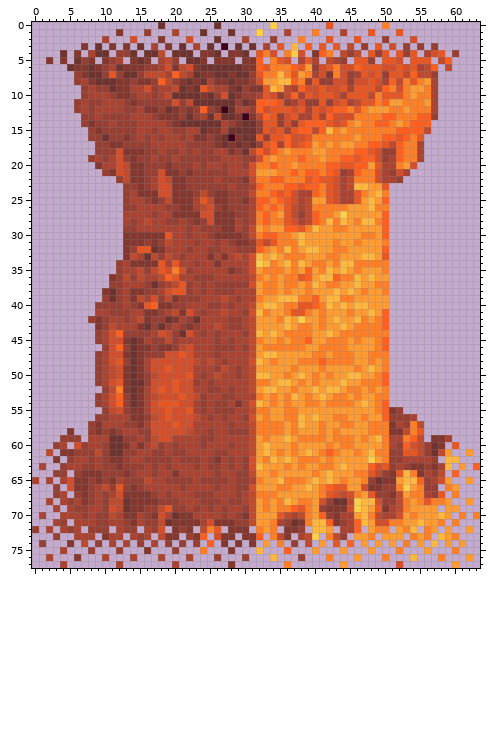
Two versions of one sprite sheet, objects/medieval/fidwell.scenery_large.stg2/images/3.png. The picture above was drawn from the file before the commit.
The file is 64x78 pixels.
Now the later version:
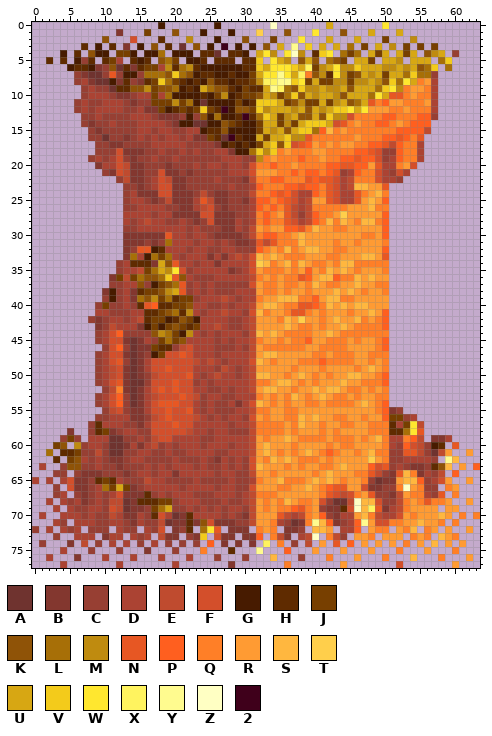
Palette (. is transparent): A #6f332f  B #83372f  C #973f33  D #ab4333  E #bf4b2f  F #d34f2b  G #471b00  H #5f2b00  J #773f00  K #8f5307  L #a76f07  M #bf8b0f  N #e75723  P #ff5f1f  Q #ff7f27  R #ff9b33  S #ffb73f  T #ffcf4b  U #d7a713  V #f3cb1b  W #ffe72f  X #fff35f  Y #fffb8f  Z #ffffc3  2 #3f001b
From old to new:
Changed rows in their new state; - is an unchanged pixel.
first column x 2:
 0 ----------------G-------G-------Z-------U-------W---------
 1 --------------J---K---G---G-------K---W---K---U---U-------
 2 --------K-------H---M---G---K---J---W---U---U---J---M-----
 3 -----H-G-H---G-K-H---K-G---G-G-K-U-Y-V-U-U-L-J-U-M-J-J-J--
 4 --G-H-KGG-JJG-GGL-GGG-HH--HHG-UWM-WZM-HVW-LJL-UJU-UJU-KMU-
 5 H-H-G-H-HJ--HGH-KLJ-GGH-HHH-HHV-WUM-KUK-LKJ-UUJ-UUM-UUU-LV
 6 ---GHHG--K-H-HJJ-MHLMHGGGGGGHHVUWWWVUXJMUWMMVUUUMMUMUKLV-L
 7 -----------GG-LLLKVLKGHHGGHGGJUWWYWUX-KMHWMJKUMUJUULVLL---
 8 ---------G-H--HJVLJHGHGKHHGHHJMXXYYVWJUJJMMJMMUMKVLWU-----
 9 ----------HHKKMJKKLGHGULKKHGJHHUYXLKVMMUMMUKUUULVWM-------
10 ---------------J-LGGGGHGJMGHJJKUMJLVKUMUUMKUUULWU---------
11 ---------------JJJMJLG-GGGGJGHVVVUJKMJJUJMUKLU------------
12 ----------------JGHJHJVJH-GKKJVMUUUMUKUMUVVWUW------------
13 --------------------G-KGLGGH-HLVUJMUKKUKVMM---------------
14 -------------------GG--GGKJHGGJUUJMJUVVVU-----------------
15 ----------------------GHHKGGGGJUMUKUVVL-------------------
16 -----------------------JH--HGGUJUUVMM---------------------
17 -------------------------GHGHGJUVKV-----------------------
18 ---------------------------GGLVMV-------------------------
19 ------------------------------M---------------------------
first column x 10:
31 ---------L----
32 -------GH-----
33 ----L-GLJL----
34 ----HHH-UK----
35 ------JLUMW---
36 --J-JLKKLV-K--
37 -----K-GJKL---
38 -G---HJJKMU---
39 -G---LKMJLHJJ-
40 J----H--HHJJK-
41 ------HHJKLHM-
42 ------HJJGHKJG
43 ------GJGJKJHJ
44 -------KMLJGM-
45 --------JLJK--
46 -------JHH----
47 -------GJ-----
first column x 2:
56 -------------------------------------------------JJ-------
57 -------H-----------------------------------------H-JW-----
58 -------HJ----------------------------------------HHLW-----
59 ---J------------------------------------------------------
60 -JK-M--------------------------------------------------GH-
61 L-HHJ-----------------------------------------------------
62 -H-JK----------------------------------------------------Y
63 ---KK--------------------------------------------------HK-
65 -------HJH------------------------------------------------
66 --------LJUJ---------------------------------------Z------
67 --------------H-------------------------------------------
68 -------------HHHJJ--------------------------Z-------------
69 ---------------JLU------------------------H-Z-X-----------
70 ---------------H----H-------------------------------------
71 --------------------H-K---------------Y------Y------------
72 --------------------H-LW----------------------------------
73 ----------------------V---------------Z-------------------
74 -------------------------------X--------------------------
75 --------------------------H---Y---------------------------
Where, in picture pixels (left, top, right, bottom), the same in both pictures:
changed: (46, 22, 452, 162)
changed: (102, 239, 200, 358)
changed: (389, 414, 452, 470)
changed: (46, 421, 270, 554)
changed: (312, 484, 410, 540)
